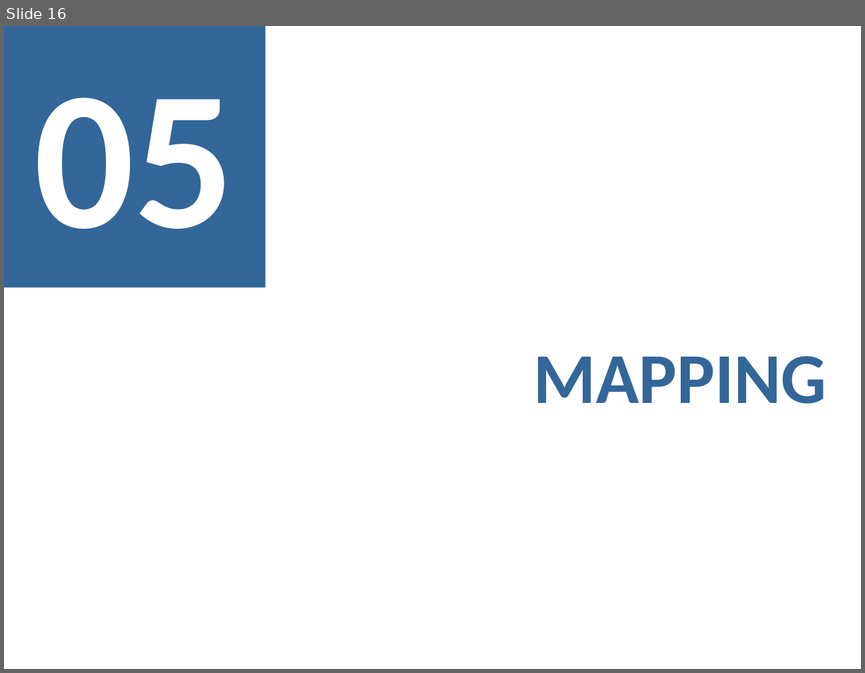
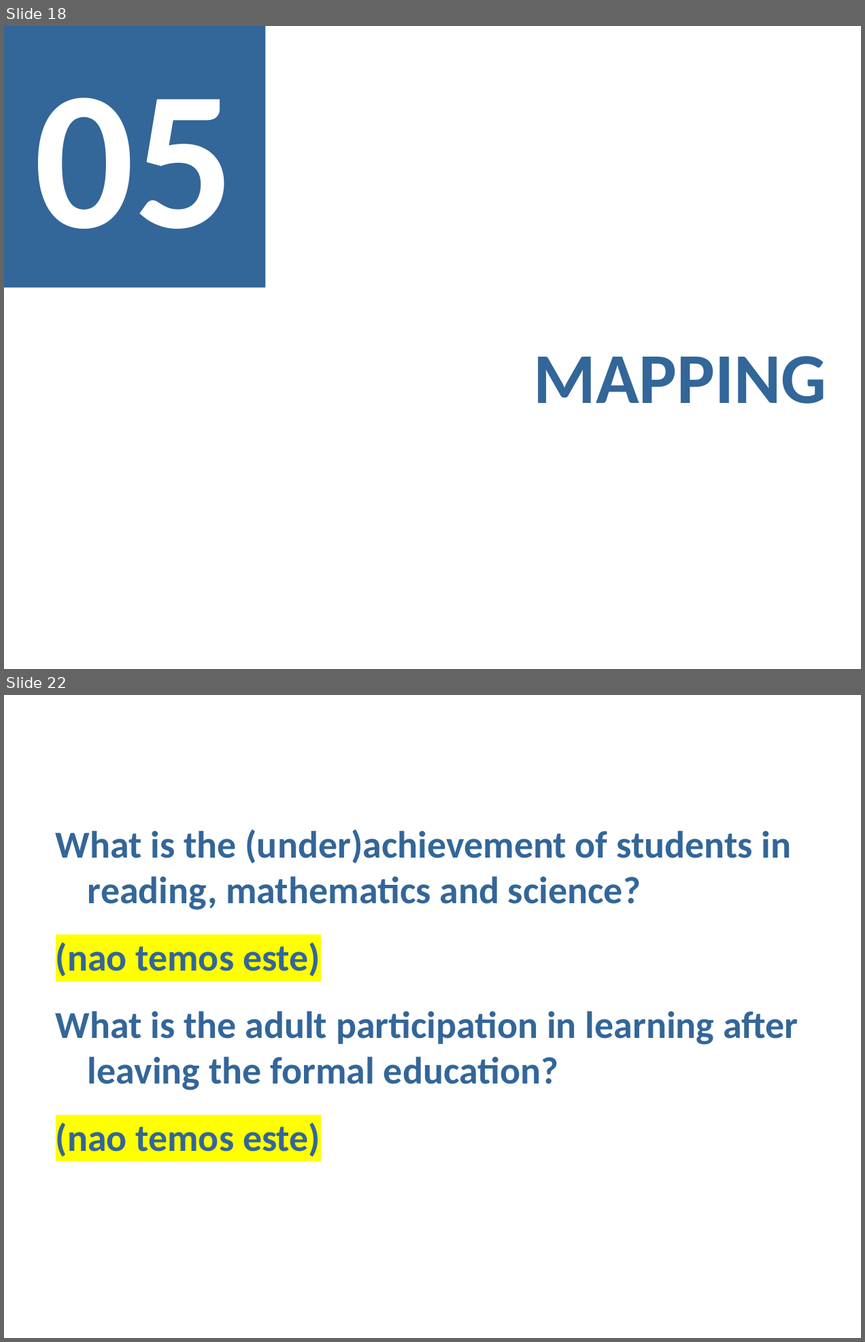
Before and after one commit to MargaridaMorais/information_visualization, a slide deck: CheckpointII/Lab04-PresentationTemplate.pptx. Shown one above the other, each under a label of ours: slide 16 before the commit, slides 18 and 22 after it; the slides between them are not shown. The pictures are 865x673 and 865x1342 pixels, drawn with LibreOffice and Linux fonts; fonts in the diff are those of the drawing. Boxes give left, top, right and bottom in pixels: in the first picture for what was removed or moved away, otherwise in the second. Text is boxed around its words. In the diff, an @@ line names an element or a change of style, - is before the commit and + after.

```diff
--- a/CheckpointII/Lab04-PresentationTemplate.pptx
+++ b/CheckpointII/Lab04-PresentationTemplate.pptx
@@ slide 22 added at (x1=4, y1=695, x2=861, y2=1338), background #FFFFFF @@
@@ text added at (x1=56, y1=829, x2=798, y2=1157), 32 pt, text #336699, bold @@
+What is the (under)achievement of students in reading, mathematics and science?
+(nao temos este)
+What is the adult participation in learning after leaving the formal education?
+(nao temos este)
@@ what was slide 16 is now slide 18 @@
```
Also in this commit, not shown: 5 slides changed, 5 other slides added, 1 slide removed.
